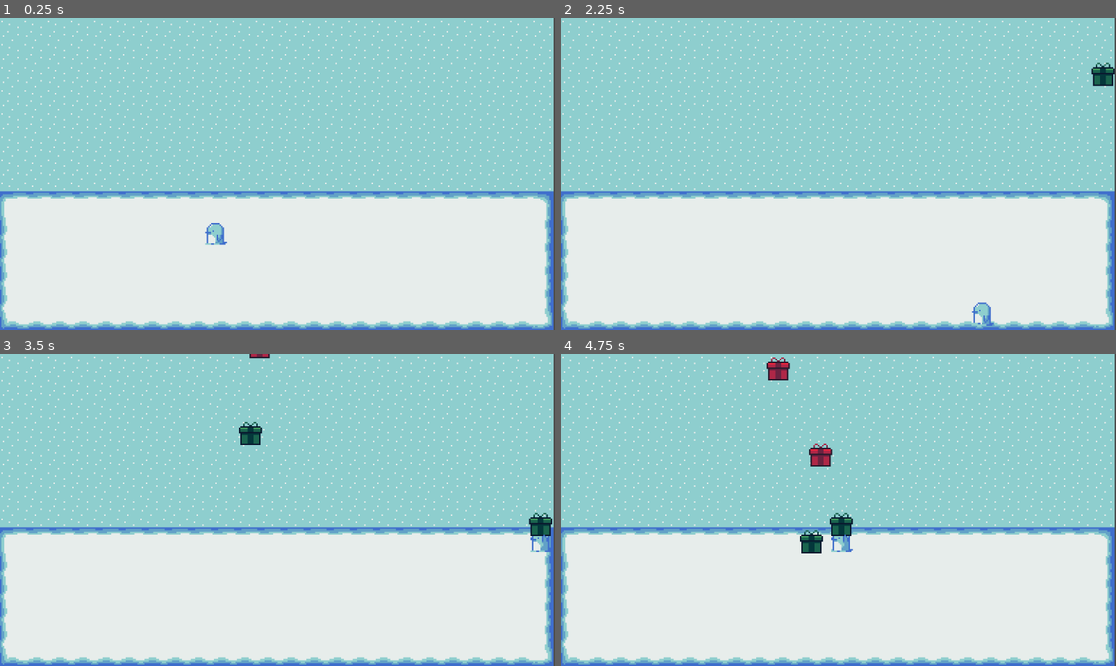
Above: before the commit, frames 1-4 (two rows, left to right).
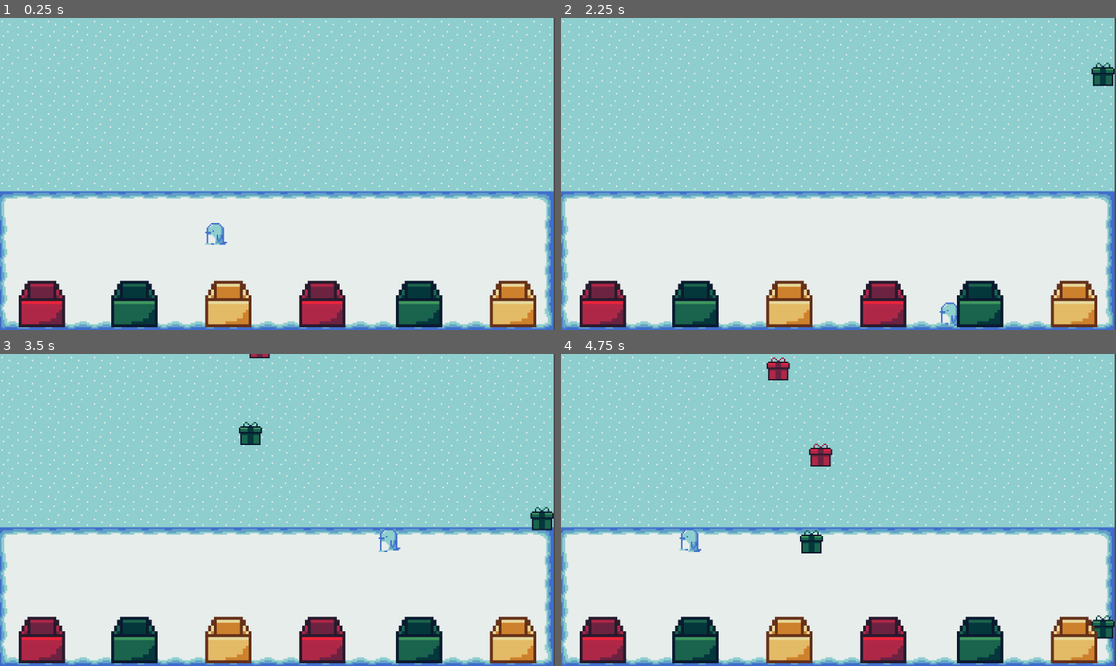
Above: after the commit, the same moments.

Repository: emilykrohn/Waddle
Game: Godot game, scene res://Scenes/main.tscn
Same seed, same stepped clock (60 frames per second), same inputs: the game is played once before the commit and once after it.
Inputs:
- Up to frame 1 (0.25 s): no input
- Up to frame 2 (2.25 s): tap Enter at 0.5 s; hold D (right) 0.53-1.28 s; hold S (down) 1.28-2.03 s; hold D (right) from 2.03 s (still down)
- Up to frame 3 (3.5 s): release D (right) at 2.78 s; hold W (up) from 2.78 s (still down)
- Up to frame 4 (4.75 s): release W (up) at 3.53 s; hold A (left) from 3.53 s (still down)

The runs differ from the first frame. In frame 1, 7.0% of the frame differs, in the area x 3-97%, y 84-100%; in frame 2, 7.2%; in frame 3, 7.6%; in frame 4, 7.8%, in the area x 3-100%, y 50-100%.

Commit message:
Add boxes to main scene

Diff:
--- a/Scenes/main.tscn
+++ b/Scenes/main.tscn
@@ -1,9 +1,12 @@
-[gd_scene load_steps=9 format=3 uid="uid://bkrbp0p2aas26"]
+[gd_scene load_steps=12 format=3 uid="uid://bkrbp0p2aas26"]
 
 [ext_resource type="Texture2D" uid="uid://dobi8qq8uc3d4" path="res://Art/Background/Sky.png" id="1_eugpk"]
 [ext_resource type="Texture2D" uid="uid://fwhgkqwnd0t2" path="res://Art/Background/Snow.png" id="2_ldagl"]
 [ext_resource type="PackedScene" uid="uid://xum6wyd7p7pt" path="res://Scenes/player.tscn" id="3_60fi8"]
 [ext_resource type="Script" path="res://Scripts/PresentSpawnArea.gd" id="4_o324a"]
+[ext_resource type="PackedScene" uid="uid://b7d1jxnkxwflq" path="res://Scenes/red_box.tscn" id="5_n0tv0"]
+[ext_resource type="PackedScene" uid="uid://c6a8l0nnoaf5d" path="res://Scenes/green_box.tscn" id="6_jc0do"]
+[ext_resource type="PackedScene" uid="uid://b5f1d8ipr7cjh" path="res://Scenes/yellow_box.tscn" id="7_k461b"]
 
 [sub_resource type="TileSetAtlasSource" id="TileSetAtlasSource_i55v1"]
 texture = ExtResource("1_eugpk")
@@ -81,4 +84,26 @@
 [node name="Timer" type="Timer" parent="PresentSpawnArea"]
 autostart = true
 
+[node name="Boxes" type="Node" parent="."]
+
+[node name="RedBox" parent="Boxes" instance=ExtResource("5_n0tv0")]
+position = Vector2(30, 222)
+
+[node name="RedBox2" parent="Boxes" instance=ExtResource("5_n0tv0")]
+position = Vector2(224, 222)
+
+[node name="GreenBox" parent="Boxes" instance=ExtResource("6_jc0do")]
+position = Vector2(94, 222)
+
+[node name="GreenBox2" parent="Boxes" instance=ExtResource("6_jc0do")]
+position = Vector2(291, 222)
+
+[node name="YellowBox" parent="Boxes" instance=ExtResource("7_k461b")]
+position = Vector2(159, 222)
+scale = Vector2(2, 2)
+
+[node name="YellowBox2" parent="Boxes" instance=ExtResource("7_k461b")]
+position = Vector2(356, 222)
+scale = Vector2(2, 2)
+
 [connection signal="timeout" from="PresentSpawnArea/Timer" to="PresentSpawnArea" method="_on_timer_timeout"]
